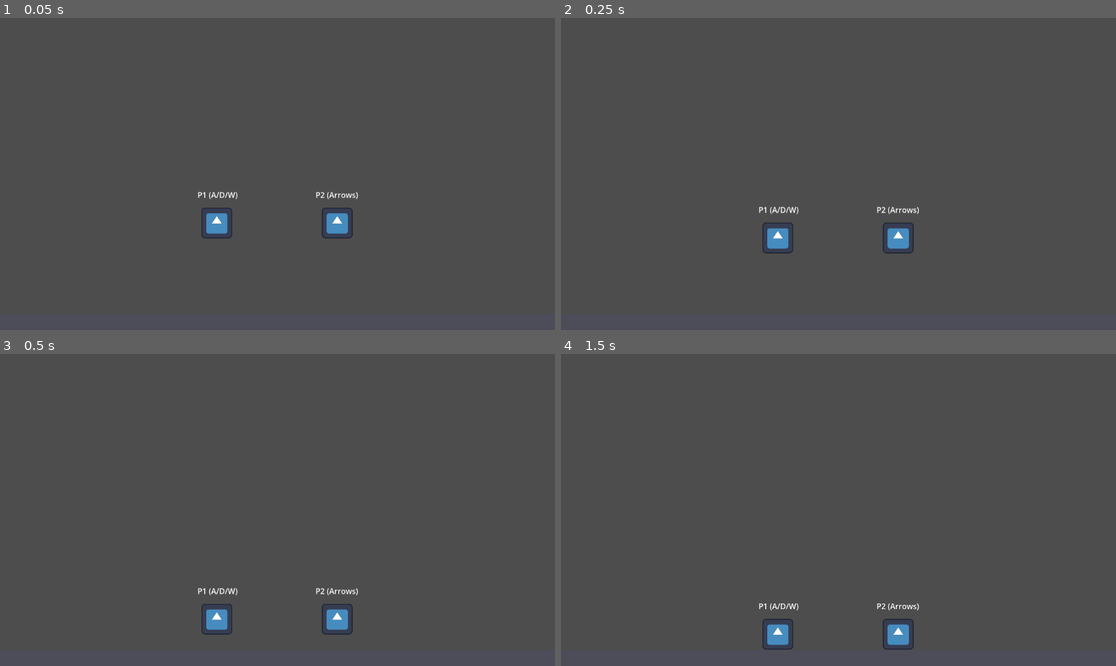
Above: before the commit, frames 1-4 (two rows, left to right).
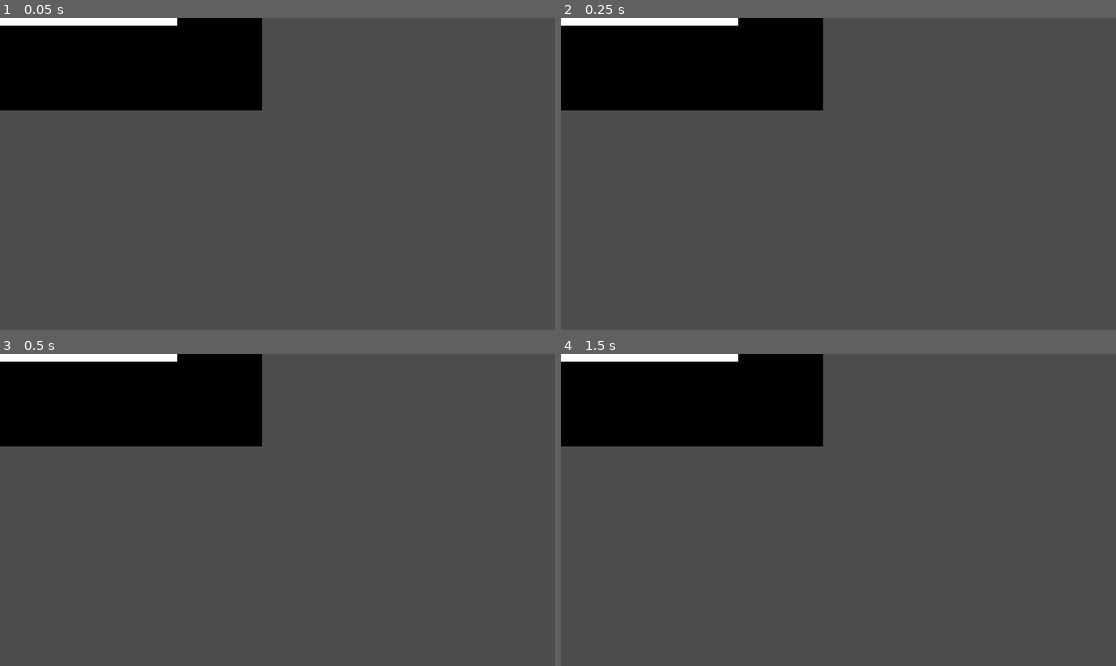
Above: after the commit, the same moments.

Repository: Michael-K-Williams/The-Eggbasket---ThreeThingGameSubmission2026
Game: Godot game, scene res://Scenes/test_level.tscn
The game is run twice, just before and just after one commit, with the same random seed, the same clock (stepped at 60 frames per second) and the same inputs. Before the commit the project starts from res://test_level.tscn. The engine's default icon, where the game draws it, is replaced by a stand-in: a white triangle on a blue panel in a dark square.
Inputs:
- Up to frame 1 (0.05 s): no input
- Up to frame 2 (0.25 s): no input
- Up to frame 3 (0.5 s): no input
- Up to frame 4 (1.5 s): tap Enter at 1.25 s

The runs differ from the first frame. In frame 1, 15% of the frame differs, in the area x 0-65%, y 0-71%; in frame 2, 15%; in frame 3, 15%; in frame 4, 15%.

Commit message:
Reconcile movement into Scenes layout, keep input map on 4.4

Diff:
--- a/bubble-&-squeak-/project.godot
+++ b/bubble-&-squeak-/project.godot
@@ -8,15 +8,11 @@
 
 config_version=5
 
-[animation]
-
-compatibility/default_parent_skeleton_in_mesh_instance_3d=true
-
 [application]
 
 config/name="Bubble & Squeak"
-run/main_scene="res://test_level.tscn"
-config/features=PackedStringArray("4.7", "Forward Plus")
+run/main_scene="res://Scenes/test_level.tscn"
+config/features=PackedStringArray("4.4", "Forward Plus")
 config/icon="res://icon.svg"
 
 [input]
--- a/bubble-&-squeak-/test_level.tscn
+++ /dev/null
@@ -1,69 +0,0 @@
-[gd_scene format=3 uid="uid://b8qk2n7xtest0"]
-
-[ext_resource type="Script" uid="uid://dv3jaeusa0s0m" path="res://movement.gd" id="1_move"]
-[ext_resource type="Texture2D" uid="uid://cqbayn1i7oujr" path="res://icon.svg" id="2_icon"]
-
-[sub_resource type="CapsuleShape2D" id="CapsuleShape2D_player"]
-radius = 20.0
-height = 64.0
-
-[sub_resource type="RectangleShape2D" id="RectangleShape2D_floor"]
-size = Vector2(1200, 60)
-
-[node name="TestLevel" type="Node2D"]
-
-[node name="Camera2D" type="Camera2D" parent="."]
-position = Vector2(576, 300)
-
-[node name="Floor" type="StaticBody2D" parent="."]
-position = Vector2(576, 620)
-
-[node name="ColorRect" type="ColorRect" parent="Floor"]
-offset_left = -600.0
-offset_top = -30.0
-offset_right = 600.0
-offset_bottom = 30.0
-color = Color(0.3, 0.3, 0.35, 1)
-
-[node name="CollisionShape2D" type="CollisionShape2D" parent="Floor"]
-shape = SubResource("RectangleShape2D_floor")
-
-[node name="Player1" type="CharacterBody2D" parent="."]
-position = Vector2(450, 400)
-script = ExtResource("1_move")
-player_id = 1
-
-[node name="Sprite2D" type="Sprite2D" parent="Player1"]
-scale = Vector2(0.5, 0.5)
-texture = ExtResource("2_icon")
-
-[node name="CollisionShape2D" type="CollisionShape2D" parent="Player1"]
-shape = SubResource("CapsuleShape2D_player")
-
-[node name="Label" type="Label" parent="Player1"]
-offset_left = -40.0
-offset_top = -70.0
-offset_right = 40.0
-offset_bottom = -50.0
-text = "P1 (A/D/W)"
-horizontal_alignment = 1
-
-[node name="Player2" type="CharacterBody2D" parent="."]
-position = Vector2(700, 400)
-script = ExtResource("1_move")
-player_id = 2
-
-[node name="Sprite2D" type="Sprite2D" parent="Player2"]
-scale = Vector2(0.5, 0.5)
-texture = ExtResource("2_icon")
-
-[node name="CollisionShape2D" type="CollisionShape2D" parent="Player2"]
-shape = SubResource("CapsuleShape2D_player")
-
-[node name="Label" type="Label" parent="Player2"]
-offset_left = -50.0
-offset_top = -70.0
-offset_right = 50.0
-offset_bottom = -50.0
-text = "P2 (Arrows)"
-horizontal_alignment = 1
Renamed: bubble-&-squeak-/movement.gd -> bubble-&-squeak-/Scenes/movement.gd
Renamed: bubble-&-squeak-/movement.gd.uid -> bubble-&-squeak-/Scenes/movement.gd.uid
